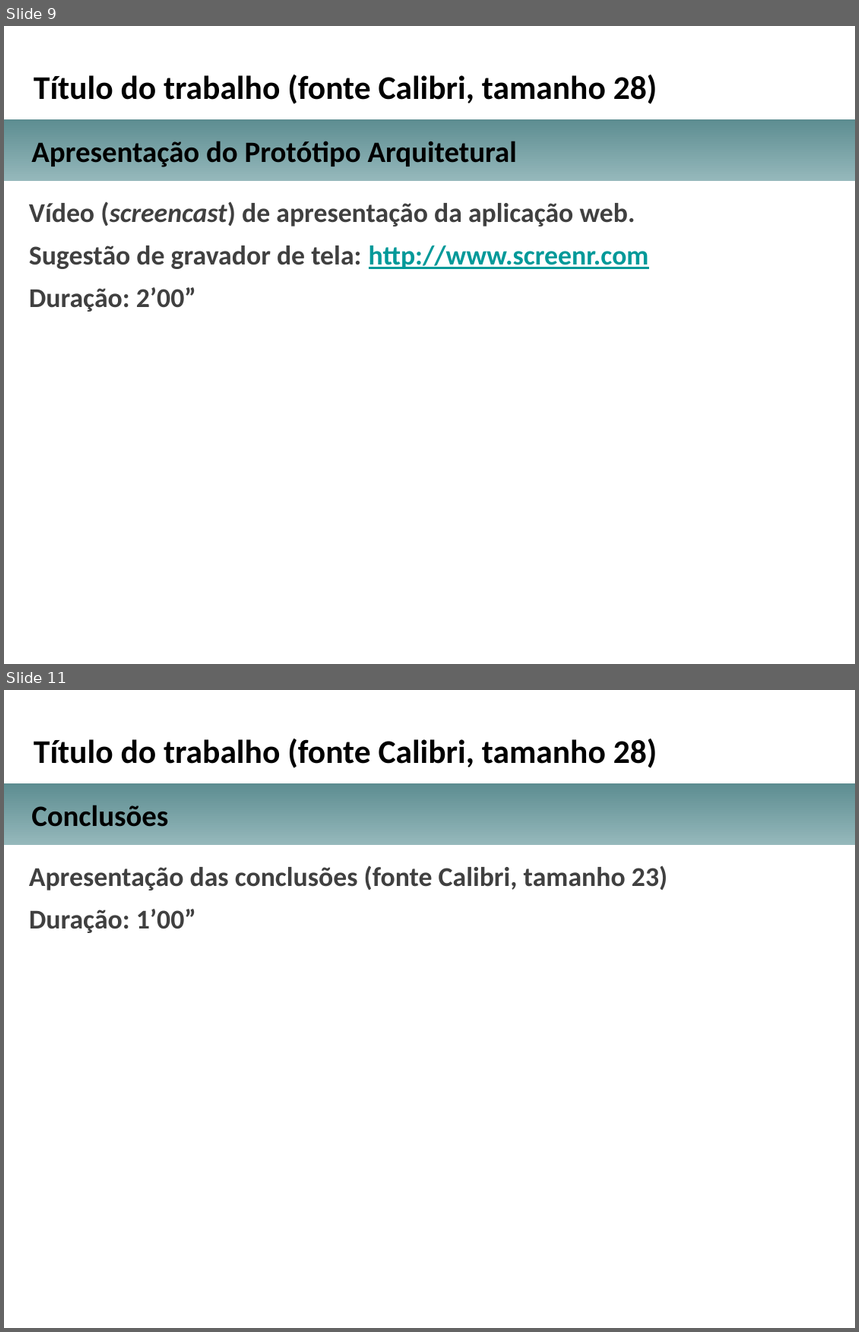
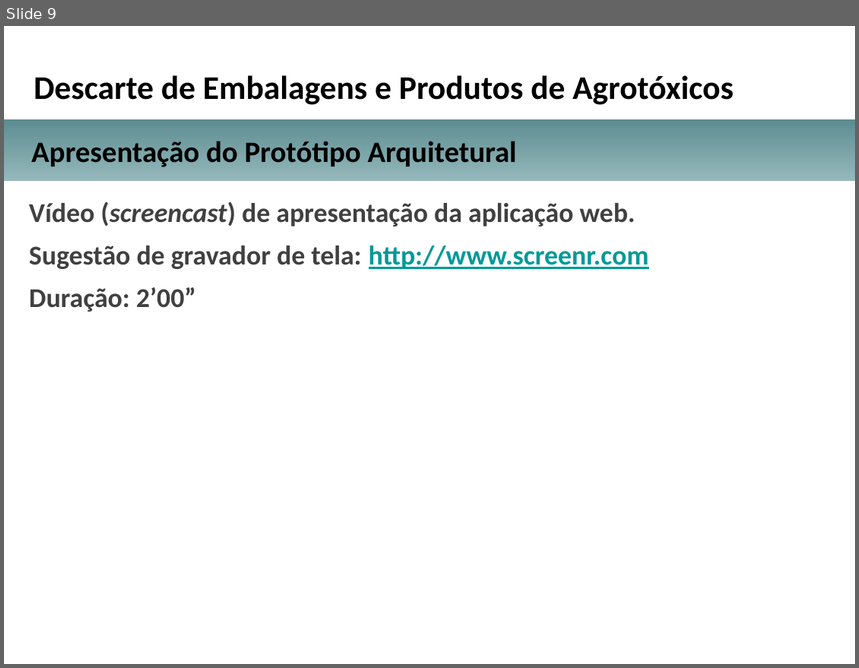
Before and after one commit to michellerodrigues/AgendamentoLambda, a slide deck: docs_tcc/apresentacao_projeto_arquitetural_TCC.pptx. Shown one above the other, each under a label of ours: slides 9 and 11 before the commit, slide 9 after it; the slides between them are not shown. The pictures are 859x1332 and 859x668 pixels, drawn with LibreOffice and Linux fonts; fonts in the diff are those of the drawing; background and template pictures are left out. Boxes give left, top, right and bottom in pixels: in the first picture for what was removed or moved away, otherwise in the second. Text is boxed around its words. In the diff, an @@ line names an element or a change of style, - is before the commit and + after.

```diff
--- a/docs_tcc/apresentacao_projeto_arquitetural_TCC.pptx
+++ b/docs_tcc/apresentacao_projeto_arquitetural_TCC.pptx
@@ slide 11 removed at (4, 690, 855, 1328), background picture (left out) @@
@@ text removed at (34, 739, 658, 768) @@
-Título do trabalho (fonte Calibri, tamanho 28)
@@ rectangle removed at (4, 783, 855, 846) @@
@@ text removed at (31, 805, 168, 826) @@
-Conclusões
@@ text removed at (29, 866, 667, 933) @@
-Apresentação das conclusões (fonte Calibri, tamanho 23)
-Duração: 1’00”
@@ slide 9 changed as well @@
@@ text at (34, 75, 734, 105): text changed @@
-Título do trabalho (fonte Calibri, tamanho 28)
+Descarte de Embalagens e Produtos de Agrotóxicos
```
Also in this commit, not shown: 3 other slides changed, 7 slides added, 6 other slides removed, 1 other file.
